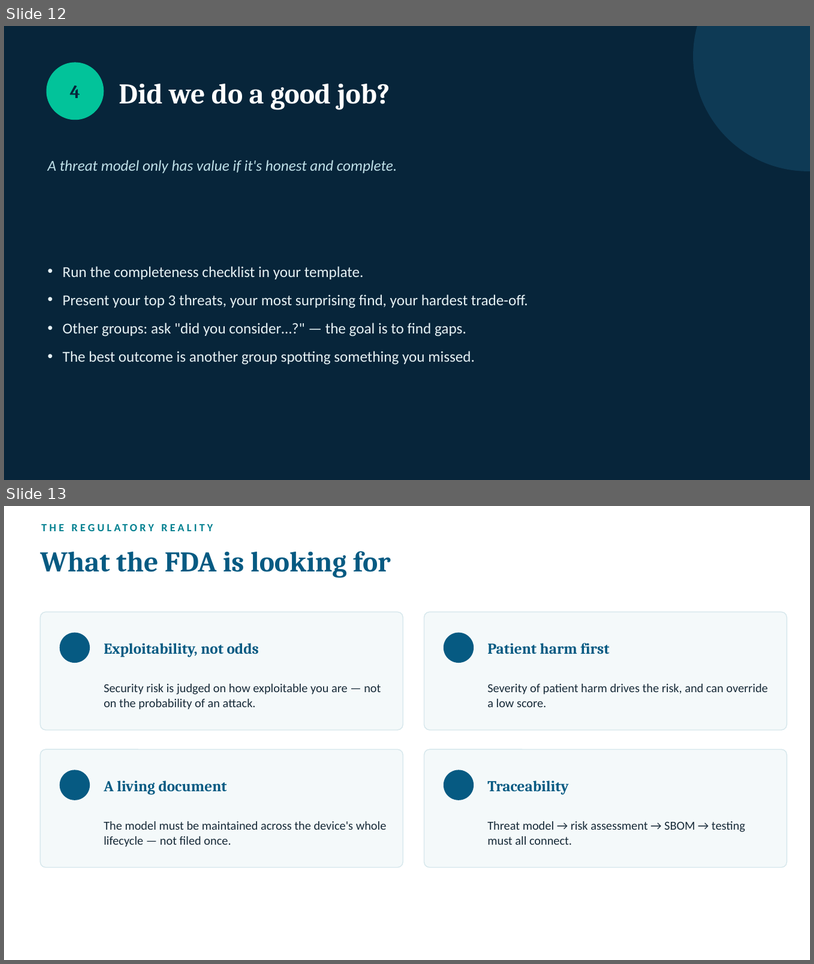
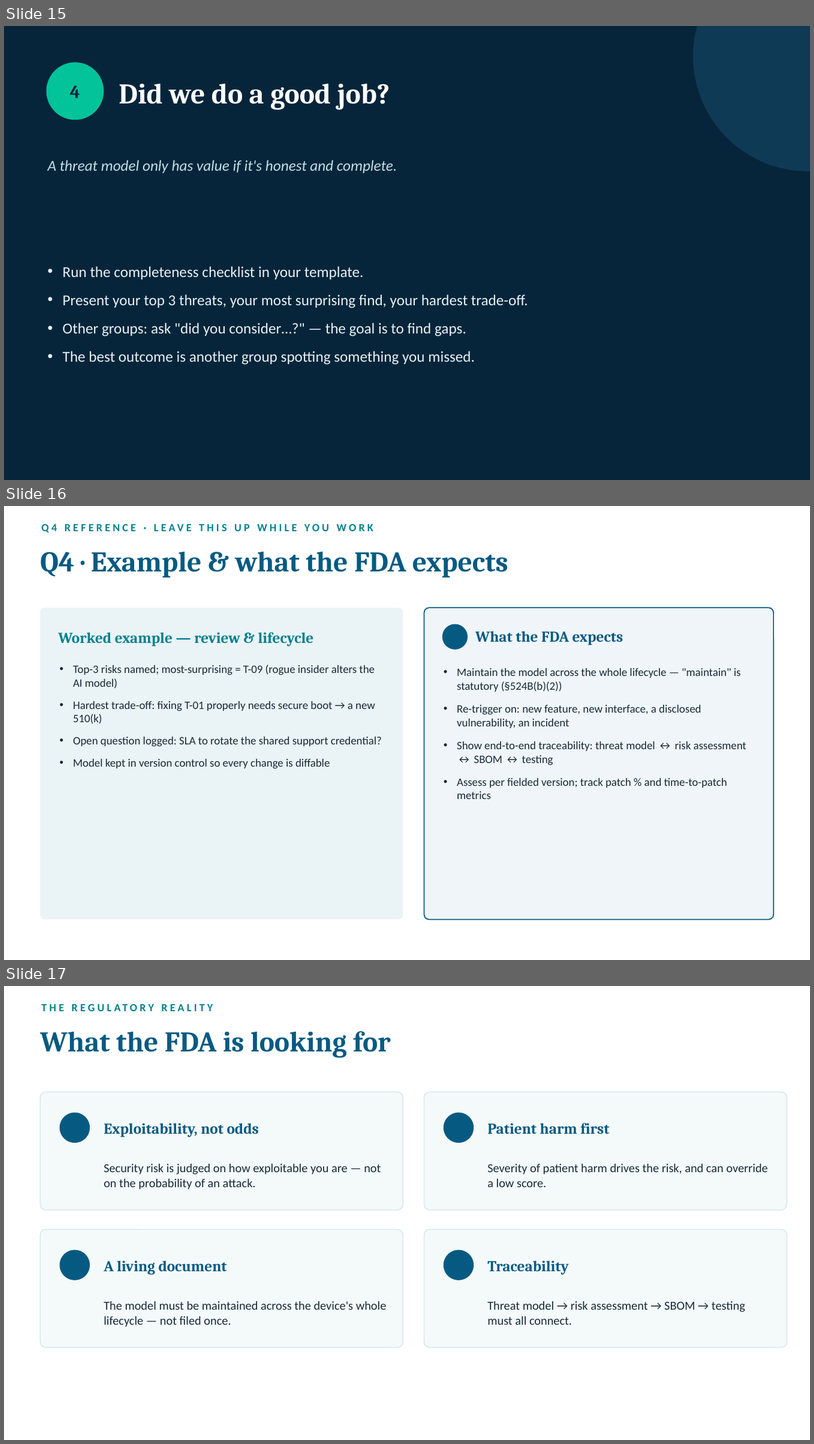
Before and after one commit to futik/threat-modeling-workshop, a slide deck: slides/workshop-intro-slides.pptx. Shown one above the other, each under a label of ours: slides 12 and 13 before the commit, slides 15, 16 and 17 after it. The pictures are 814x964 and 814x1444 pixels, drawn with LibreOffice and Linux fonts; fonts in the diff are those of the drawing. Boxes give left, top, right and bottom in pixels: in the first picture for what was removed or moved away, otherwise in the second. Text is boxed around its words. In the diff, an @@ line names an element or a change of style, - is before the commit and + after.

Commit message:
Add per-Q reference slides: worked example + FDA expectations (18 slides)

```diff
--- a/slides/workshop-intro-slides.pptx
+++ b/slides/workshop-intro-slides.pptx
@@ slide 16 added at <box>4,506,810,960</box>, background #FFFFFF @@
@@ text added at <box>41,524,374,533</box>, 13 pt, text #028090, bold @@
+Q4 REFERENCE · LEAVE THIS UP WHILE YOU WORK
@@ text added at <box>40,552,509,577</box>, 34 pt, text #065A82, bold @@
+Q4 · Example & what the FDA expects
@@ rounded rectangle added at <box>40,607,403,919</box>, fill #EAF3F5 @@
@@ rounded rectangle added at <box>425,607,774,919</box>, fill #F0F5F9, outline #065A82 1.25 pt @@
@@ ellipse added at <box>443,624,468,649</box>, fill #065A82 @@
@@ text added at <box>476,631,624,645</box>, 18 pt, text #065A82, bold @@
+What the FDA expects
@@ text added at <box>59,632,314,646</box>, 18 pt, text #028090, bold @@
+Worked example — review & lifecycle
@@ text added at <box>73,664,382,769</box>, 13.5 pt, text #172A38 @@
+• Top-3 risks named; most-surprising = T-09 (rogue insider alters the AI model)
+• Hardest trade-off: fixing T-01 properly needs secure boot → a new 510(k)
+• Open question logged: SLA to rotate the shared support credential?
+• Model kept in version control so every change is diffable
@@ text added at <box>457,668,747,799</box>, 13.5 pt, text #172A38 @@
+• Maintain the model across the whole lifecycle — "maintain" is statutory (§524B(b)(2))
+• Re-trigger on: new feature, new interface, a disclosed vulnerability, an incident
+• Show end-to-end traceability: threat model ↔ risk assessment ↔ SBOM ↔ testing
+• Assess per fielded version; track patch % and time-to-patch metrics
@@ what was slide 12 is now slide 15 @@
@@ what was slide 13 is now slide 17 @@
```
Also in this commit, not shown: 3 other slides added, 1 other file.
